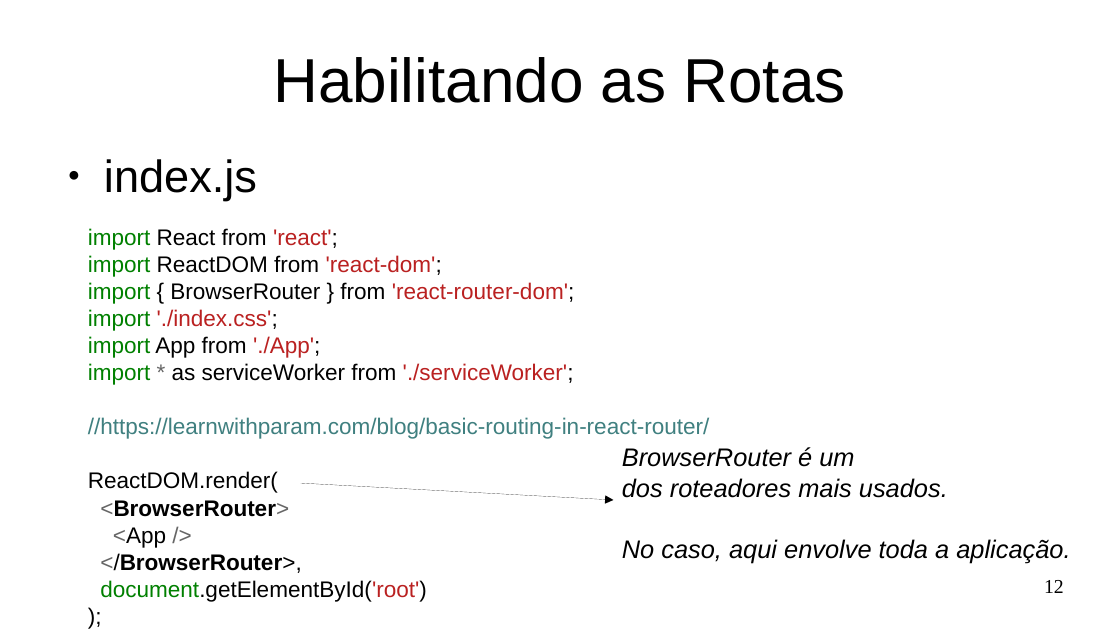
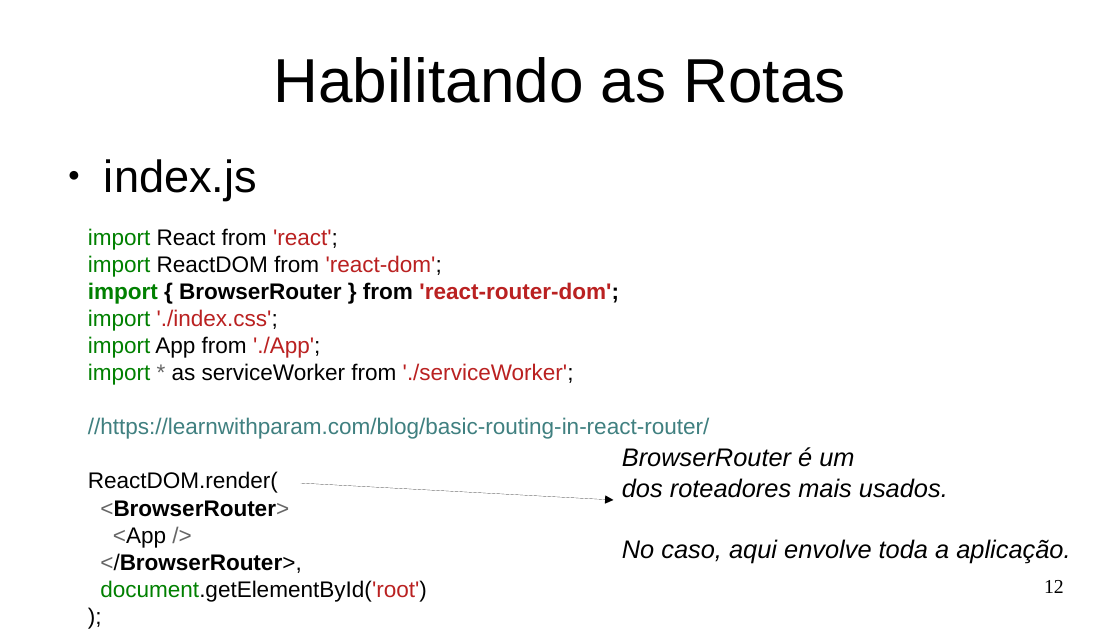
Before and after one commit to Marques-Dev/WEB_2020-1, a slide deck: slide 12 of SLIDES/aula03.odp. Drawn at 1120x630 pixels with LibreOffice and Linux fonts; fonts in the diff are those of the drawing. Boxes give left, top, right and bottom in pixels: in the first picture for what was removed or moved away, otherwise in the second. Text is boxed around its words. In the diff, an @@ line names an element or a change of style, - is before the commit and + after.

```diff
--- a/SLIDES/aula03.odp
+++ b/SLIDES/aula03.odp
@@ text at [88, 282, 619, 304]: bold on in "import { BrowserRouter } from 'react-router-dom';" @@
```
Also in this commit, not shown: 15 other slides changed, 9 slides added, 6 other files.
